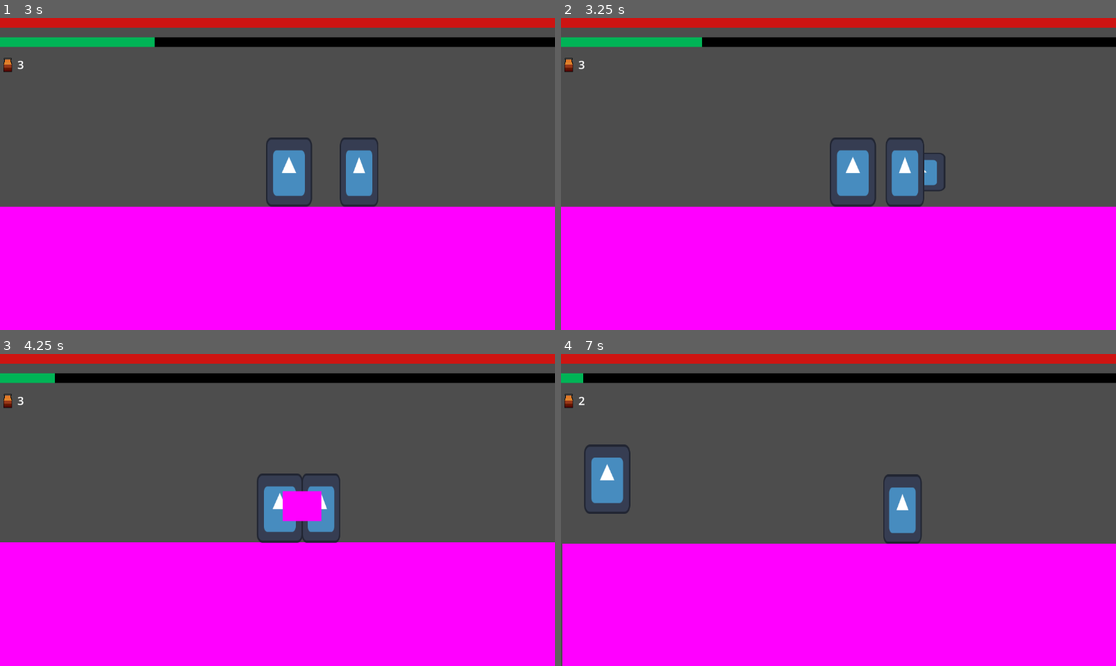
Above: before the commit, frames 1-4 (two rows, left to right).
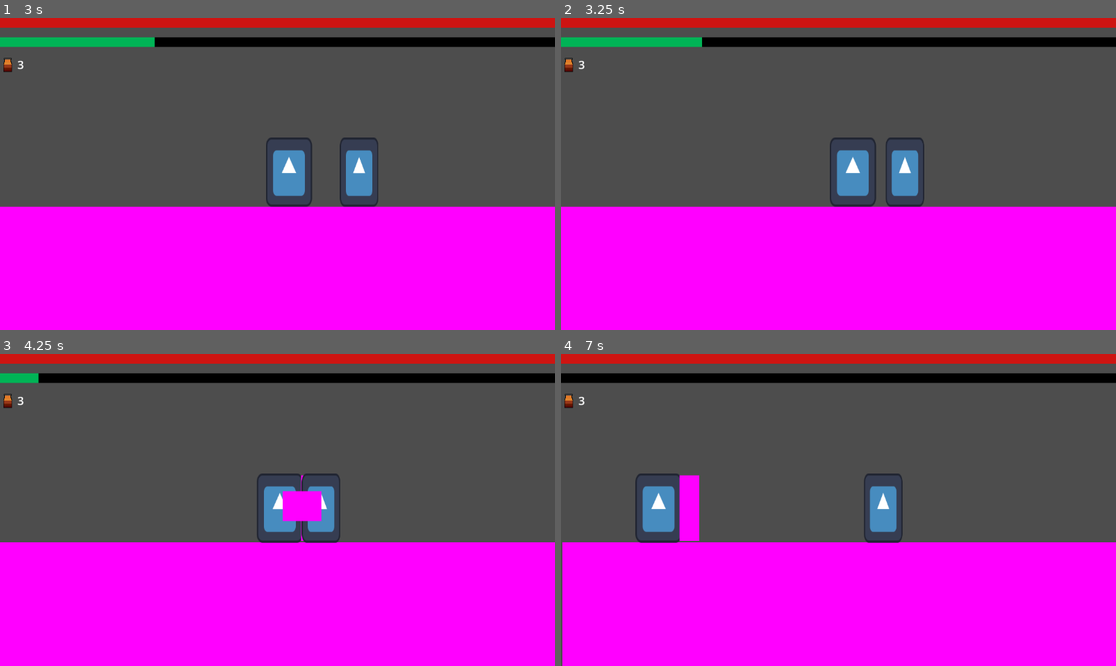
Above: after the commit, the same moments.

Repository: CodeScratcher/soulslike
Game: Godot game, scene res://Levels/test_scene.tscn
Same seed, same stepped clock (60 frames per second), same inputs: the game is played once before the commit and once after it. The engine's default icon, where the game draws it, is replaced by a stand-in: a white triangle on a blue panel in a dark square.
Inputs (mouse positions are in pixels of both pictures, inside the frame that each line leads up to):
- Up to frame 1 (3 s): move the mouse to (399, 158) at 0.52 s; hold Shift (block) 0.53-1.28 s; hold D (right) 0.53-2.03 s; tap W (jump) at 0.77, 1.52 s; move the mouse to (166, 189) at 1.27 s; tap Shift (block) at 1.35 s; move the mouse to (333, 105) at 2.02 s; hold A (left) 2.03-2.78 s; hold Shift (block) 2.03-2.78 s; tap E (heal) at 2.1 s; move the mouse to (249, 236) at 2.77 s; hold D (right) from 2.78 s (still down); right-click (249, 236) at 2.85 s
- Up to frame 2 (3.25 s): keep holding D (right); tap W (jump) at 3.02 s; tap Shift (block) at 3.05 s
- Up to frame 3 (4.25 s): keep holding D (right); move the mouse to (444, 556) at 3.52 s; hold Shift (block) from 3.53 s (still down); click (444, 556) at 3.6 s; tap W (jump) at 3.77 s
- Up to frame 4 (7 s): move the mouse to (672, 463) at 4.27 s; release D (right) at 4.28 s; release Shift (block) at 4.28 s; hold A (left) 4.28-5.03 s; tap Space (roll) at 4.35 s; tap W (jump) at 4.52, 6.02, 6.77 s; tap Shift (block) at 4.55, 5.85 s; move the mouse to (866, 510) at 5.02 s; hold D (right) 5.03-5.78 s; hold Shift (block) 5.03-5.78 s; move the mouse to (755, 432) at 5.77 s; hold A (left) from 5.78 s (still down); move the mouse to (960, 494) at 6.52 s; hold Shift (block) from 6.53 s (still down); tap E (heal) at 6.6 s

Frame 1 is identical in both runs. In frame 2, 0.3% of the frame differs, in the area x 65-70%, y 43-56%; in frame 3, 0.1%; in frame 4, 4.9%, in the area x 0-100%, y 6-61%.

Commit message:
Added roll

Diff:
--- a/Objects/Player.tscn
+++ b/Objects/Player.tscn
@@ -64,6 +64,7 @@
 
 [sub_resource type="Animation" id="Animation_vm236"]
 resource_name = "roll"
+length = 0.75
 tracks/0/type = "value"
 tracks/0/imported = false
 tracks/0/enabled = true
@@ -71,7 +72,7 @@
 tracks/0/interp = 2
 tracks/0/loop_wrap = true
 tracks/0/keys = {
-"times": PackedFloat32Array(0, 1),
+"times": PackedFloat32Array(0, 0.75),
 "transitions": PackedFloat32Array(1, 1),
 "update": 0,
 "values": [0.0, 6.28319]
@@ -83,7 +84,7 @@
 tracks/1/interp = 1
 tracks/1/loop_wrap = true
 tracks/1/keys = {
-"times": PackedFloat32Array(0, 0.8),
+"times": PackedFloat32Array(0, 0.6),
 "transitions": PackedFloat32Array(1, 1),
 "update": 1,
 "values": [true, false]
@@ -95,7 +96,7 @@
 tracks/2/interp = 1
 tracks/2/loop_wrap = true
 tracks/2/keys = {
-"times": PackedFloat32Array(-0.1, 1),
+"times": PackedFloat32Array(-0.1, 0.75),
 "transitions": PackedFloat32Array(1, 1),
 "update": 1,
 "values": [1, 5]
@@ -103,6 +104,7 @@
 
 [sub_resource type="Animation" id="Animation_hwddi"]
 resource_name = "roll_left"
+length = 0.75
 tracks/0/type = "value"
 tracks/0/imported = false
 tracks/0/enabled = true
@@ -110,7 +112,7 @@
 tracks/0/interp = 2
 tracks/0/loop_wrap = true
 tracks/0/keys = {
-"times": PackedFloat32Array(0, 1),
+"times": PackedFloat32Array(0, 0.75),
 "transitions": PackedFloat32Array(1, 1),
 "update": 0,
 "values": [0.0, -6.28319]
@@ -122,7 +124,7 @@
 tracks/1/interp = 1
 tracks/1/loop_wrap = true
 tracks/1/keys = {
-"times": PackedFloat32Array(0, 0.8),
+"times": PackedFloat32Array(0, 0.6),
 "transitions": PackedFloat32Array(1, 1),
 "update": 1,
 "values": [true, false]
@@ -134,7 +136,7 @@
 tracks/2/interp = 1
 tracks/2/loop_wrap = true
 tracks/2/keys = {
-"times": PackedFloat32Array(-0.1, 1),
+"times": PackedFloat32Array(-0.1, 0.75),
 "transitions": PackedFloat32Array(1, 1),
 "update": 1,
 "values": [1, 5]
@@ -152,7 +154,7 @@
 size = Vector2(3, 3)
 
 [sub_resource type="RectangleShape2D" id="RectangleShape2D_8xc5h"]
-size = Vector2(56, 40)
+size = Vector2(32, 40)
 
 [sub_resource type="CapsuleShape2D" id="CapsuleShape2D_m2rfm"]
 height = 80.0
@@ -203,13 +205,13 @@
 collision_mask = 16
 
 [node name="CollisionShape2D" type="CollisionShape2D" parent="Hitbox"]
-position = Vector2(68, 0)
+position = Vector2(56, 0)
 shape = SubResource("RectangleShape2D_8xc5h")
 disabled = true
 
 [node name="Sprite2D" type="Sprite2D" parent="Hitbox"]
-position = Vector2(68, -9.53674e-07)
-scale = Vector2(0.4375, 0.3125)
+position = Vector2(56, -9.53674e-07)
+scale = Vector2(0.25, 0.3125)
 texture = ExtResource("2_oq334")
 
 [node name="BlockArea" type="Area2D" parent="."]
--- a/Scripts/Player.gd
+++ b/Scripts/Player.gd
@@ -1,7 +1,7 @@
 extends CharacterBody2D
 
 
-@export var MAX_SPEED = 300.0
+@export var MAX_SPEED = 200.0
 @export var JUMP_VELOCITY = -200.0
 @export var ACCEL = 100.0
 @export var DECEL = 150.0
@@ -137,7 +137,7 @@
 		body.hp -= heavy_damage
 
 func block():
-	if Input.is_action_pressed("block") and stamina > 10:
+	if Input.is_action_pressed("block"):
 		$BlockArea.visible = true
 		$BlockArea/CollisionShape2D.disabled = false
 		stamina -= 0.6
--- a/Scripts/test_enemy.gd
+++ b/Scripts/test_enemy.gd
@@ -9,7 +9,7 @@
 var target = null
 var player_in_range = false
 var atk_cooldown = 2.0
-var damage = 20
+var damage = 25
 
 func _physics_process(delta):
 	if not is_on_floor():
